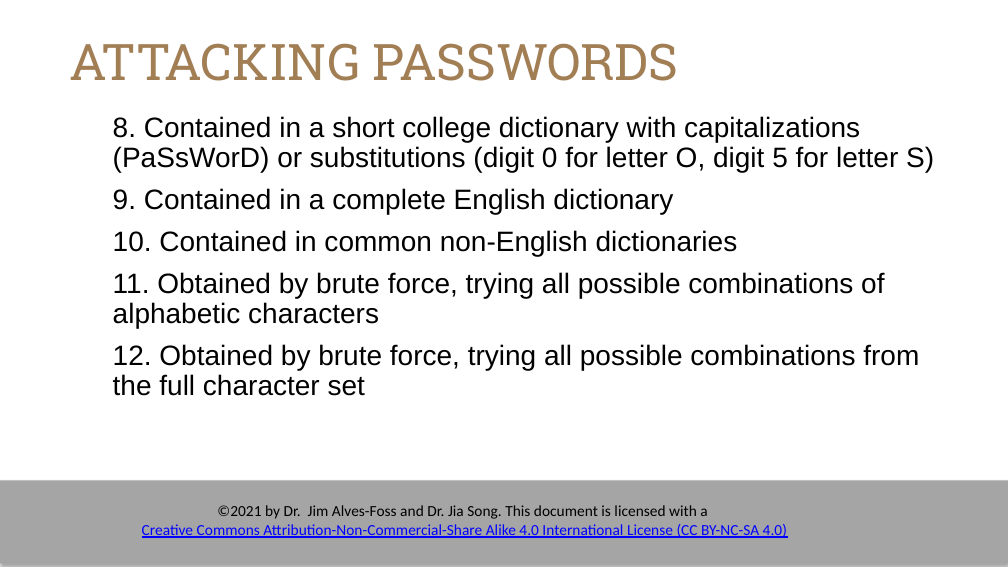
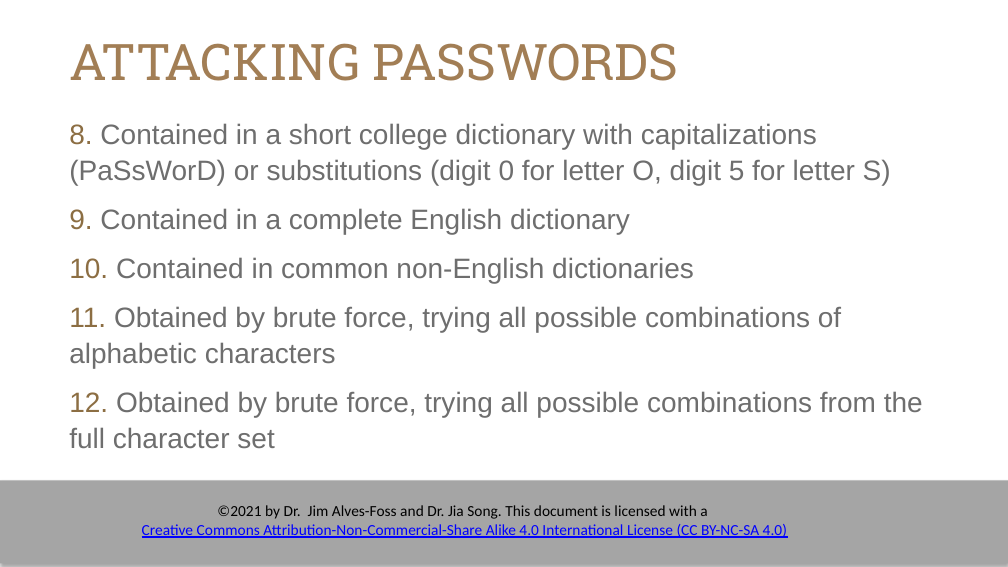
Before and after one commit to timburr1/timburr1.github.io, a slide deck: slide 7 of papers/CYB110/Module 8 - Human Security.pptx. Drawn at 1008x567 pixels with LibreOffice and Linux fonts; fonts in the diff are those of the drawing; background and template pictures are left out. Boxes give left, top, right and bottom in pixels: in the first picture for what was removed or moved away, otherwise in the second. Text is boxed around its words. In the diff, an @@ line names an element or a change of style, - is before the commit and + after.

```diff
--- a/papers/CYB110/Module 8 - Human Security.pptx
+++ b/papers/CYB110/Module 8 - Human Security.pptx
@@ text "8. Contained in a short ...": place and size @@
-text "8. Contained in a short ..." at (113, 116, 934, 396)
+text "8. Contained in a short ..." at (69, 123, 923, 448)
@@ text "8. Contained in a short ..." at (69, 123, 923, 448): text colour #000000 to #8C6E43 in "8.", "9.", "10.", "11." and 1 more places; text colour #000000 to #6E6E6E; line spacing 0.88 to 1.08 @@
```
Also in this commit, not shown: 19 other slides changed, 2 slides added, 11 other files.
